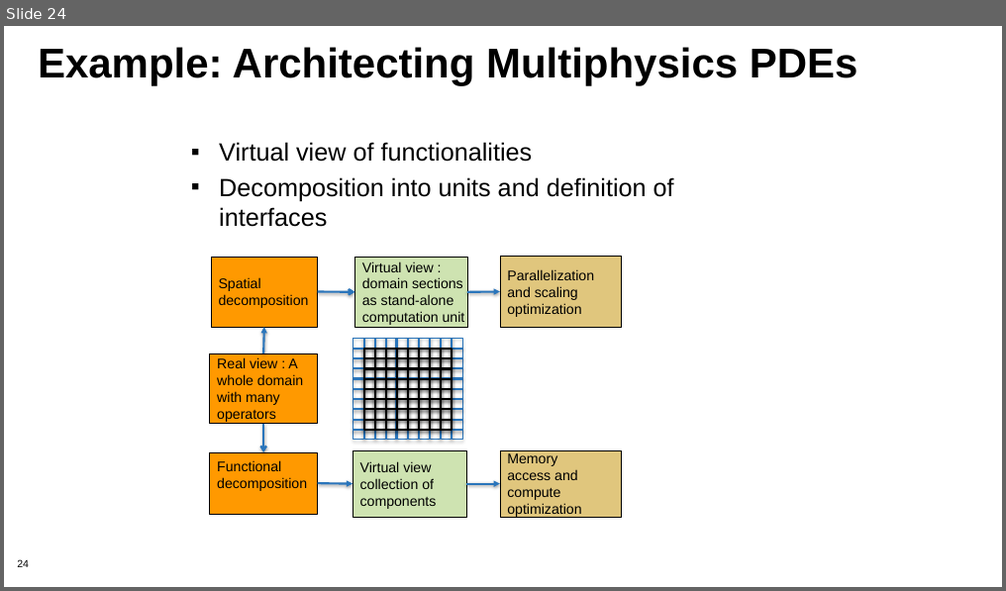
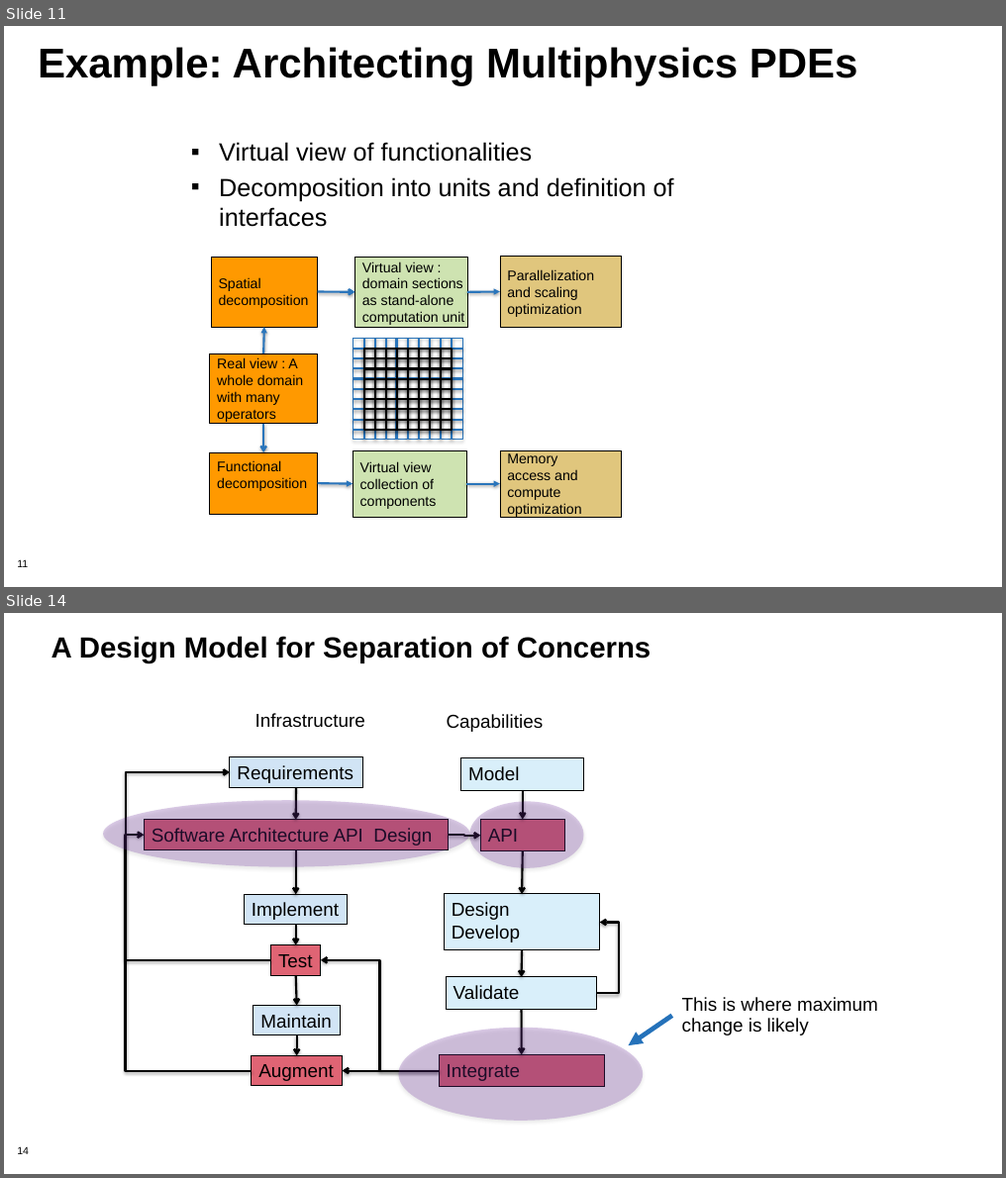
Before and after one commit to bssw-tutorial/presentations, a slide deck: design.pptx. Shown one above the other, each under a label of ours: slide 24 before the commit, slides 11 and 14 after it; the slides between them are not shown. The pictures are 1006x591 and 1006x1178 pixels, drawn with LibreOffice and Linux fonts; fonts in the diff are those of the drawing; background and template pictures are left out. Boxes give left, top, right and bottom in pixels: in the first picture for what was removed or moved away, otherwise in the second. Text is boxed around its words. In the diff, an @@ line names an element or a change of style, - is before the commit and + after.

```diff
--- a/design.pptx
+++ b/design.pptx
@@ slide 14 added at box(4, 613, 1002, 1174), background #FFFFFF; not listed: 1 template element that a slide beside it also shows @@
@@ title added at box(52, 636, 650, 663), 28 pt, text #000000, bold @@
+A Design Model for Separation of Concerns
@@ text added at box(255, 713, 365, 728), 18 pt, text #000000 @@
+Infrastructure
@@ text added at box(447, 714, 544, 732), 18 pt, text #000000 @@
+Capabilities
@@ elbow arrow added from (270, 960) to (230, 772), #000000 2 pt @@
@@ ellipse added at box(103, 800, 469, 866), fill #7030A0 at 25% opacity @@
@@ ellipse added at box(469, 802, 583, 868), fill #7030A0 at 25% opacity @@
@@ elbow arrow added from (252, 1071) to (144, 835), #000000 2 pt @@
@@ elbow arrow added from (448, 835) to (480, 836), #000000 2 pt @@
@@ elbow arrow added from (597, 993) to (600, 922), #000000 2 pt @@
@@ elbow arrow added from (439, 1071) to (321, 960), #000000 2 pt @@
@@ text added at box(682, 997, 878, 1036), 18 pt, text #000000 @@
+This is where maximum
+change is likely
@@ ellipse added at box(399, 1028, 643, 1121), fill #7030A0 at 25% opacity @@
@@ group added at box(439, 759, 604, 1087): 5 rectangles, 4 arrows @@
+Model
+API
+Design
+Develop
+Validate
+Integrate
@@ arrow added from (672, 1016) to (629, 1046), #2673BA 4.5 pt @@
@@ group added at box(144, 758, 448, 1086): 6 rectangles, 5 arrows @@
+Requirements
+Software Architecture API Design
+Implement
+Test
+Maintain
+Augment
@@ elbow arrow added from (439, 1071) to (343, 1071), #000000 2 pt @@
@@ what was slide 24 is now slide 11 @@
@@ page number at box(17, 560, 28, 568): text changed @@
-24
+11
```
Also in this commit, not shown: 4 slides changed, 7 other slides added, 16 slides removed, 3 other files.
